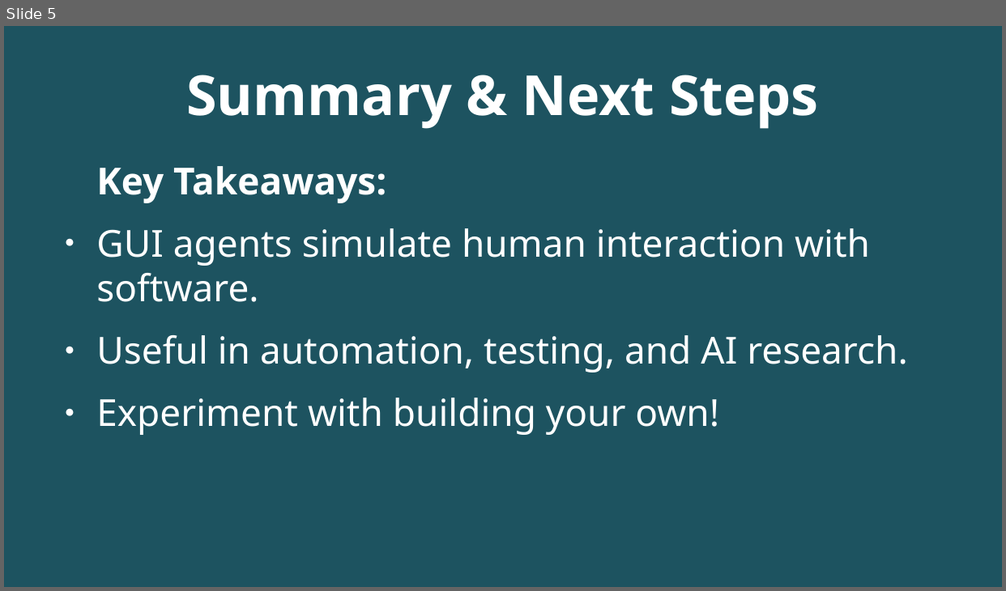
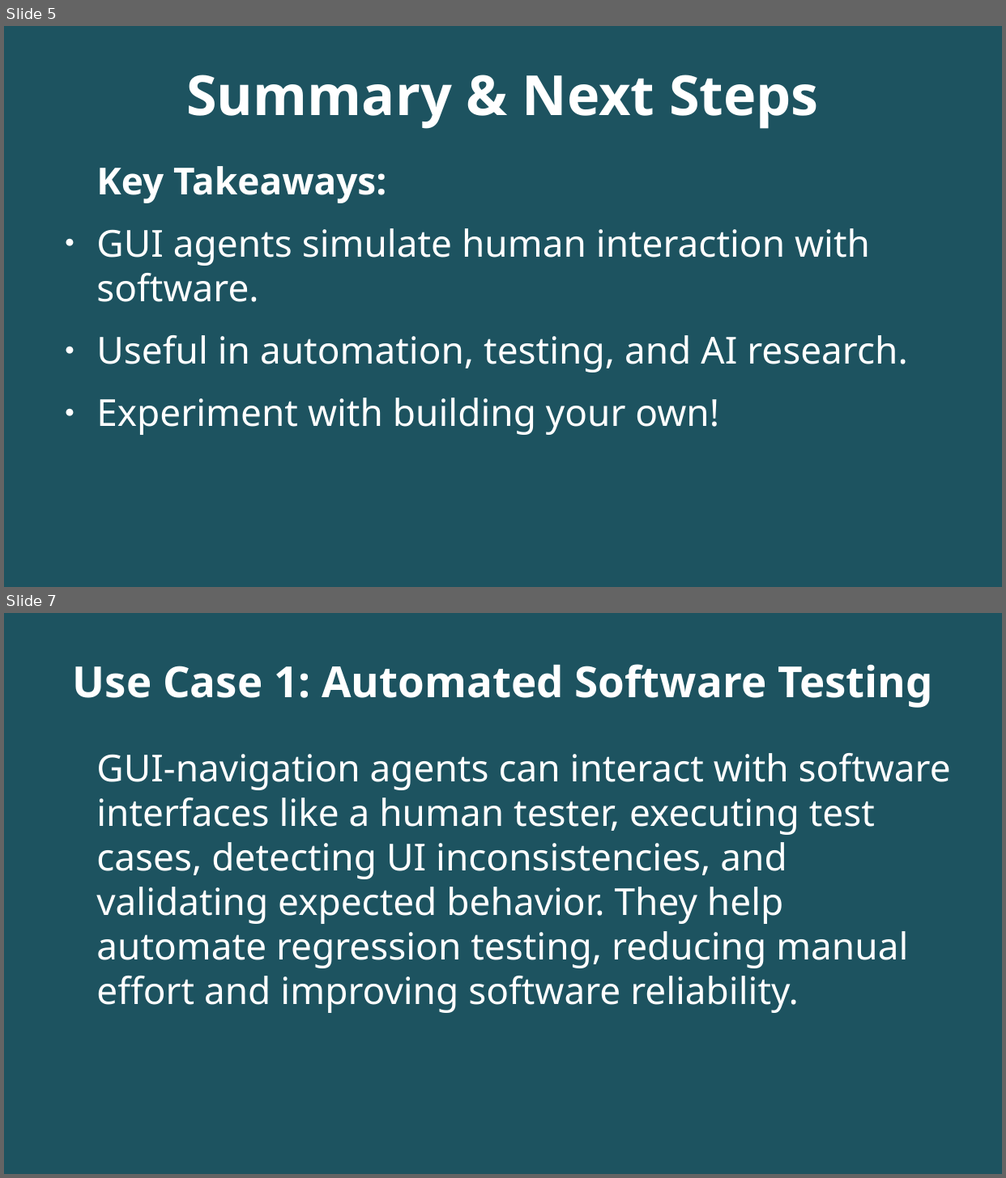
Before and after one commit to mariyadavydova/benchmark_data, a slide deck: demo_01.odp. Shown one above the other, each under a label of ours: slide 5 before the commit, slides 5 and 7 after it; the slides between them are not shown. The pictures are 1006x591 and 1006x1178 pixels, drawn with LibreOffice and Linux fonts; fonts in the diff are those of the drawing; background and template pictures are left out; a plain dark background stands for a picture behind light text. Boxes give left, top, right and bottom in pixels: in the first picture for what was removed or moved away, otherwise in the second. Text is boxed around its words. In the diff, an @@ line names an element or a change of style, - is before the commit and + after.

```diff
--- a/demo_01.odp
+++ b/demo_01.odp
@@ slide 7 added at bbox=[4, 613, 1002, 1174], background picture (left out); not listed: 1 template element that a slide beside it also shows @@
@@ title added at bbox=[73, 664, 933, 708], 34.1 pt, text #FFFFFF, bold @@
+Use Case 1: Automated Software Testing
@@ text added at bbox=[96, 753, 951, 1013], 29.6 pt, text #FFFFFF @@
+GUI-navigation agents can interact with software interfaces like a human tester, executing test cases, detecting UI inconsistencies, and validating expected behavior. They help automate regression testing, reducing manual effort and improving software reliability.
```
Also in this commit, not shown: 5 other slides added.
